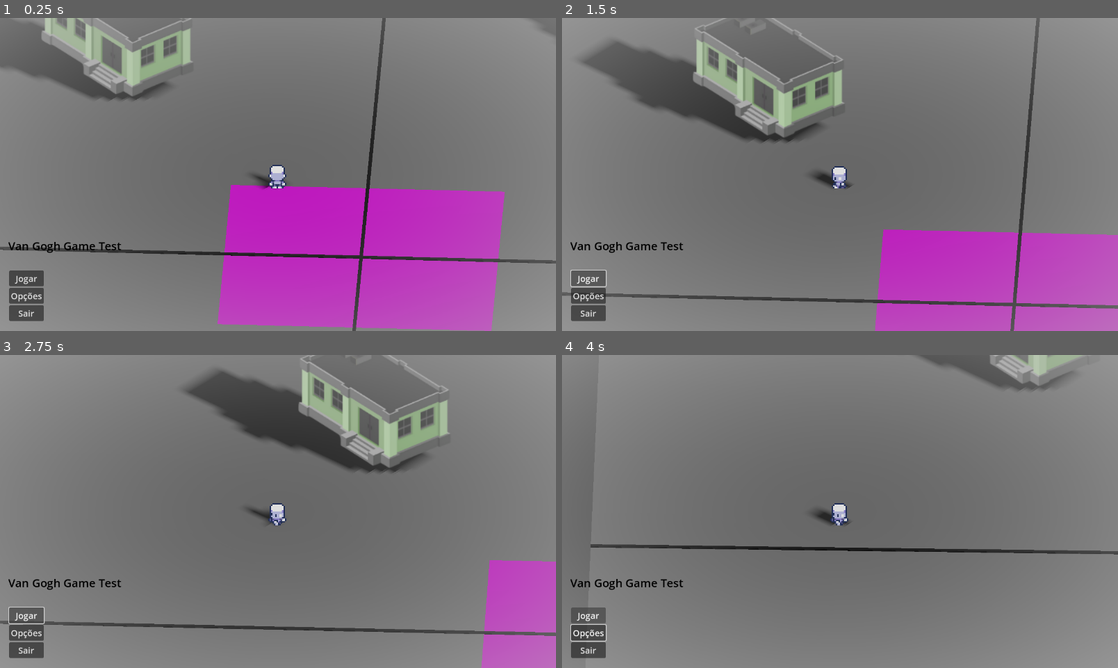
Above: before the commit, frames 1-4 (two rows, left to right).
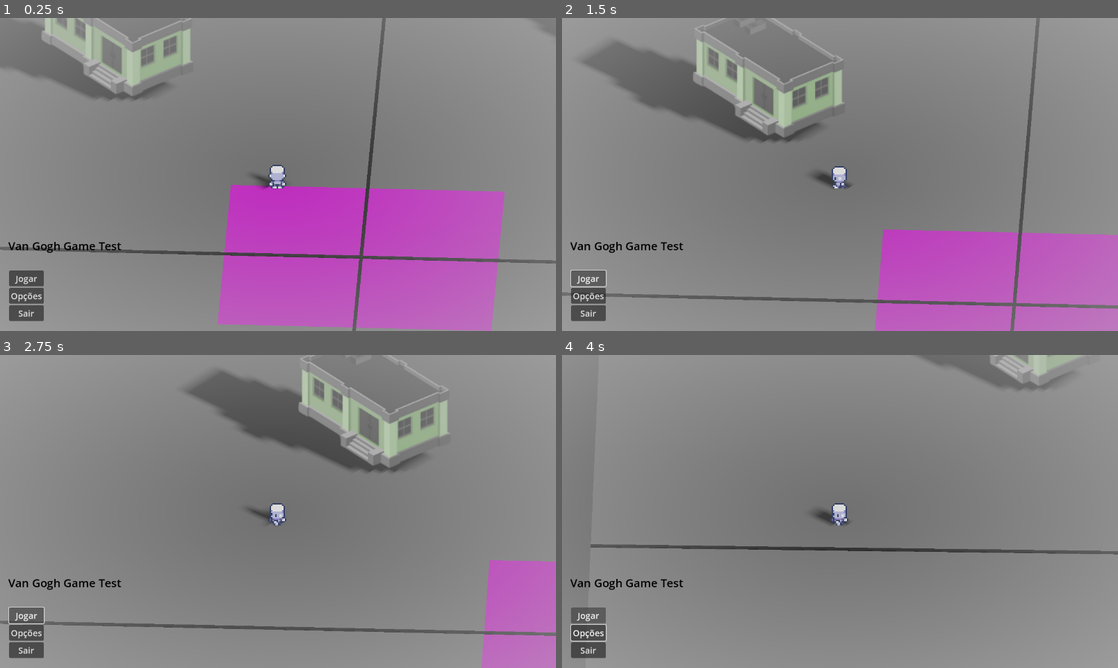
Above: after the commit, the same moments.

Repository: AkiraNim/Van-Gogh-Game
Game: Godot game, scene res://Scenes/Test_Scenes/main_menu_test.tscn
Same seed, same stepped clock (60 frames per second), same inputs: the game is played once before the commit and once after it. This scene is started directly instead of the project's main scene.
Inputs:
- Up to frame 1 (0.25 s): no input
- Up to frame 2 (1.5 s): click "Jogar" at 0.5 s; click "Jogar" at 1.25 s
- Up to frame 3 (2.75 s): hold Right (move_right) from 2.03 s (still down)
- Up to frame 4 (4 s): release Right (move_right) at 2.78 s; hold Down (move_down) 2.78-3.53 s; hold Right (move_right) from 3.53 s (still down)

The runs differ from the first frame. In frame 1, 17% of the frame differs, in the area x 7-91%, y 8-97%; in frame 2, 7.4%; in frame 3, 2.9%; in frame 4, 0.8%.

Commit message:
feat: minor updates

Diff:
--- a/van-gogh-game/Scenes/Test_Scenes/main_menu_test.tscn
+++ b/van-gogh-game/Scenes/Test_Scenes/main_menu_test.tscn
@@ -14,8 +14,8 @@
 [sub_resource type="ShaderMaterial" id="ShaderMaterial_vfexa"]
 shader = ExtResource("1_rhw2h")
 shader_parameter/fade_color = Color(0.7497805, 0.7497799, 0.74977994, 1)
-shader_parameter/radius = 0.6950000330125
-shader_parameter/softness = 0.70000003325
+shader_parameter/radius = 0.59200002812
+shader_parameter/softness = 1.0
 
 [sub_resource type="Environment" id="Environment_vtuy8"]
 ambient_light_source = 2
@@ -231,12 +231,12 @@
 shape = SubResource("BoxShape3D_5bl01")
 debug_color = Color(0.6666667, 0, 1, 0.41960785)
 
-[node name="Player" type="Node3D" parent="SubViewportContainer/SubViewport/TestScene2" node_paths=PackedStringArray("camera") groups=["player"]]
+[node name="Player" type="Node3D" parent="SubViewportContainer/SubViewport/TestScene2" node_paths=PackedStringArray("camera")]
 transform = Transform3D(1, 0, 0, 0, 1, 0, 0, 0, 1, 0, 0.056292474, 0)
 script = ExtResource("3_8bvnj")
 camera = NodePath("Path3D/Camera3D2")
 
-[node name="Path3D" type="Path3D" parent="SubViewportContainer/SubViewport/TestScene2/Player" groups=["player"]]
+[node name="Path3D" type="Path3D" parent="SubViewportContainer/SubViewport/TestScene2/Player"]
 transform = Transform3D(1, 0, 0, 0, 1, 0, 0, 0, 1, 0, 0.40027428, 0)
 curve = SubResource("Curve3D_e1ivv")
 
@@ -259,7 +259,6 @@
 frame_progress = 0.86712366
 
 [node name="Area3D" type="Area3D" parent="SubViewportContainer/SubViewport/TestScene2/Player/Path3D/PathFollow3D"]
-collision_layer = 2
 
 [node name="CollisionShape3D" type="CollisionShape3D" parent="SubViewportContainer/SubViewport/TestScene2/Player/Path3D/PathFollow3D/Area3D"]
 transform = Transform3D(1, 0, -1.192096e-07, 0, 1, 0, 1.192096e-07, 0, 1, 0, -0.027985185, -0.010314822)
--- a/van-gogh-game/Scripts/Test_Scripts/test_scene_2.gd
+++ b/van-gogh-game/Scripts/Test_Scripts/test_scene_2.gd
@@ -1,9 +1,11 @@
 extends Node3D
 
-# (todas as suas outras variáveis @export permanecem aqui)
-# ---
+# Arraste o nó WorldEnvironment aqui pelo inspetor
 @export var world_environment: WorldEnvironment
+# Arraste o nó DirectionalLight3D aqui pelo inspetor
 @export var directional_light: DirectionalLight3D
+
+# --- CORES ---
 @export_group("Cores das Zonas")
 @export var cor_zona_vermelha: Color = Color("ff4d4d")
 @export var cor_zona_azul: Color = Color("4d89ff")
@@ -11,6 +13,8 @@
 @export var cor_zona_amarela: Color = Color("fff64d")
 @export var cor_neutra: Color = Color.WHITE
 @export var cor_padrao: Color = Color.WHITE
+
+# --- ROTAÇÕES DA LUZ (EM GRAUS) ---
 @export_group("Rotações da DirectionalLight (em Graus)")
 @export var rotacao_zona_vermelha: Vector3 = Vector3(-90, 0, 0)
 @export var rotacao_zona_azul: Vector3 = Vector3(-45, 45, 0)
@@ -18,6 +22,8 @@
 @export var rotacao_zona_amarela: Vector3 = Vector3(-90, 90, 0)
 @export var rotacao_neutra: Vector3 = Vector3(-60, 0, 0)
 @export var rotacao_padrao: Vector3 = Vector3(-60, 0, 0)
+
+# --- ZONAS ---
 @export_group("Zonas (Area3D)")
 @export var zona_vermelha: Area3D
 @export var zona_azul: Area3D
@@ -25,9 +31,7 @@
 @export var zona_amarela: Area3D
 @export var zona_neutra: Area3D
 
-# >>> A NOVA VARIÁVEL QUE VOCÊ ADICIONOU E CONECTOU <<<
-@export var area_do_patrulheiro_para_teste: Area3D
-
+# Variáveis internas
 var zonas_atuais: Array[Area3D] = []
 var cor_tween: Tween
 var rotacao_tween: Tween
@@ -37,66 +41,25 @@
 	var todas_as_zonas = [zona_vermelha, zona_azul, zona_verde, zona_amarela, zona_neutra]
 	for zona in todas_as_zonas:
 		if zona:
-			zona.area_entered.connect(_on_area_entered.bind(zona))
-			zona.area_exited.connect(_on_area_exited.bind(zona))
-
-	# >>> VAMOS CHAMAR NOSSA NOVA FUNÇÃO DE DIAGNÓSTICO <<<
-	_diagnosticar_configuracoes()
+			zona.body_entered.connect(_on_body_entered.bind(zona))
+			zona.body_exited.connect(_on_body_exited.bind(zona))
 
 
-# >>>>>>>>>>>> NOVA FUNÇÃO DE DIAGNÓSTICO <<<<<<<<<<<<<<
-func _diagnosticar_configuracoes():
-	print("--- INICIANDO DIAGNÓSTICO DE COLISÃO ---")
-
-	# Verifica o Patrulheiro
-	if not is_instance_valid(area_do_patrulheiro_para_teste):
-		print("!!! ERRO CRÍTICO: 'Area Do Patrulheiro Para Teste' não foi conectada no Inspetor!")
-	else:
-		print("\n--- VERIFICANDO O PATRULHEIRO ---")
-		var p_area = area_do_patrulheiro_para_teste
-		print("Nome do Nó: {p_area.name}")
-
-		print("Propriedade 'Monitorable': {p_area.monitorable}")
-		print("Camada de Colisão (Layer): {p_area.collision_layer}")
-		print("Máscara de Colisão (Mask): {p_area.collision_mask}")
-		var p_shape = p_area.get_child(0) if p_area.get_child_count() > 0 else null
-		print("Tem CollisionShape? {'SIM' if p_shape else 'NÃO'}")
-
-	# Verifica as Zonas
-	print("\n--- VERIFICANDO AS ZONAS ---")
-	var todas_as_zonas = [zona_vermelha, zona_azul, zona_verde, zona_amarela, zona_neutra]
-	for zona in todas_as_zonas:
-		if not is_instance_valid(zona):
-			print("AVISO: Uma das zonas não foi conectada no inspetor.")
-			continue # Pula para a próxima
-
-		print("\n- Zona: {zona.name}")
-		print("  Propriedade 'Monitoring': {zona.monitoring}")
-		print("  Camada de Colisão (Layer): {zona.collision_layer}")
-		print("  Máscara de Colisão (Mask): {zona.collision_mask}")
-		var z_shape = zona.get_child(0) if zona.get_child_count() > 0 else null
-		print("  Tem CollisionShape? {'SIM' if z_shape else 'NÃO'}")
-
-	print("\n--- FIM DO DIAGNÓSTICO ---")
-
-
-# (O resto do seu código permanece exatamente o mesmo daqui para baixo)
-
-func _on_area_entered(area: Area3D, zona: Area3D):
-	if area.is_in_group("player"):
-		print("ENTROU na zona: {zona.name}")
+func _on_body_entered(body, zona: Area3D):
+	if body.is_in_group("player"):
 		if not zonas_atuais.has(zona):
 			zonas_atuais.push_back(zona)
 		_atualizar_estado_ambiente()
 
-# ... (resto do seu código)
-func _on_area_exited(area: Area3D, zona: Area3D):
-	if area.is_in_group("player"):
-		print("SAIU da zona: {zona.name}")
+
+func _on_body_exited(body, zona: Area3D):
+	if body.is_in_group("player"):
 		if zonas_atuais.has(zona):
 			zonas_atuais.erase(zona)
 		_atualizar_estado_ambiente()
 
+
+# A função principal foi renomeada para refletir que ela faz mais do que só mudar a cor
 func _atualizar_estado_ambiente():
 	if zonas_atuais.has(zona_neutra):
 		_iniciar_transicao(cor_neutra, rotacao_neutra)
@@ -111,17 +74,38 @@
 	else:
 		_iniciar_transicao(cor_padrao, rotacao_padrao)
 
+
+# Esta nova função central inicia AMBAS as transições
 func _iniciar_transicao(cor_alvo: Color, rotacao_alvo_graus: Vector3):
 	_transicionar_cor(cor_alvo)
 	_transicionar_rotacao(rotacao_alvo_graus)
 
+
 func _transicionar_cor(cor_alvo: Color):
-	if cor_tween and cor_tween.is_running(): cor_tween.kill()
+	if cor_tween and cor_tween.is_running():
+		cor_tween.kill()
+
 	cor_tween = create_tween()
-	cor_tween.tween_property(world_environment.environment, "ambient_light_color", cor_alvo, 1.5).set_trans(Tween.TRANS_SINE)
+	cor_tween.tween_property(
+		world_environment.environment,
+		"ambient_light_color",
+		cor_alvo,
+		1.5 # Duração da transição
+	).set_trans(Tween.TRANS_SINE)
 
+
+# Nova função específica para animar a rotação da DirectionalLight3D
 func _transicionar_rotacao(rotacao_alvo_graus: Vector3):
-	if not directional_light: return
-	if rotacao_tween and rotacao_tween.is_running(): rotacao_tween.kill()
+	if not directional_light: return # Não faz nada se a luz não for definida
+
+	if rotacao_tween and rotacao_tween.is_running():
+		rotacao_tween.kill()
+
 	rotacao_tween = create_tween()
-	rotacao_tween.tween_property(directional_light, "rotation_degrees", rotacao_alvo_graus, 1.5).set_trans(Tween.TRANS_SINE)
+	# Usamos "rotation_degrees" para poder usar ângulos em graus, que são mais fáceis
+	rotacao_tween.tween_property(
+		directional_light,
+		"rotation_degrees",
+		rotacao_alvo_graus,
+		1.5 # Duração da transição
+	).set_trans(Tween.TRANS_SINE)
Not shown: 1 places in van-gogh-game/Scenes/Test_Scenes/main_menu_test.tscn that only renumber resources
Not shown: 1 places in van-gogh-game/Scenes/Test_Scenes/test_scene2.tscn that only renumber resources
Not shown, changed: van-gogh-game/Scripts/Test_Scripts/test_scene_2.gd.uid
